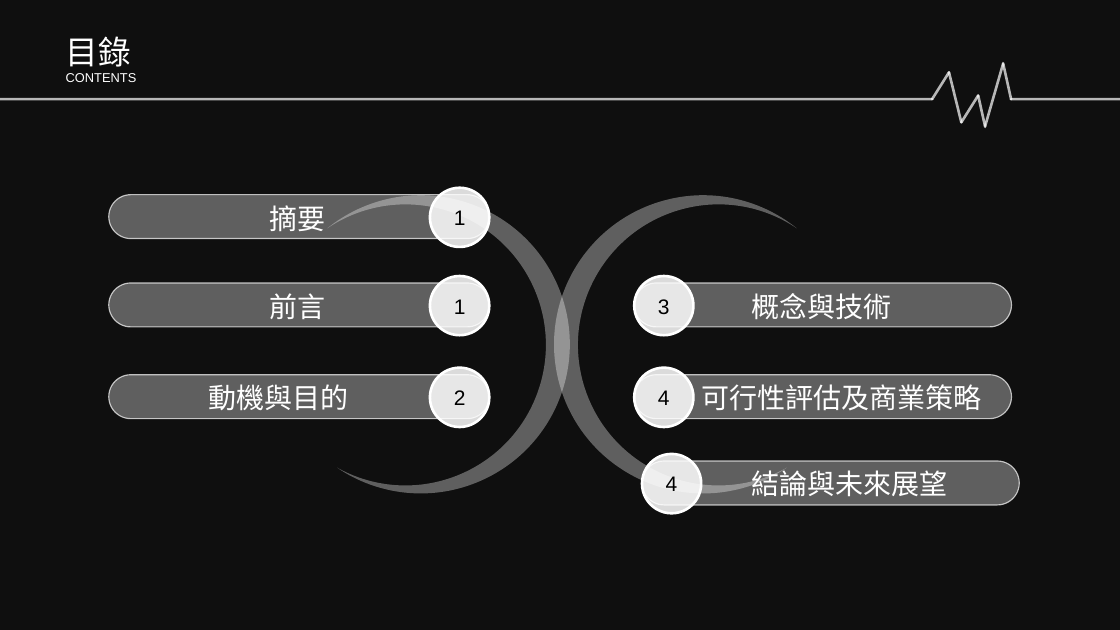
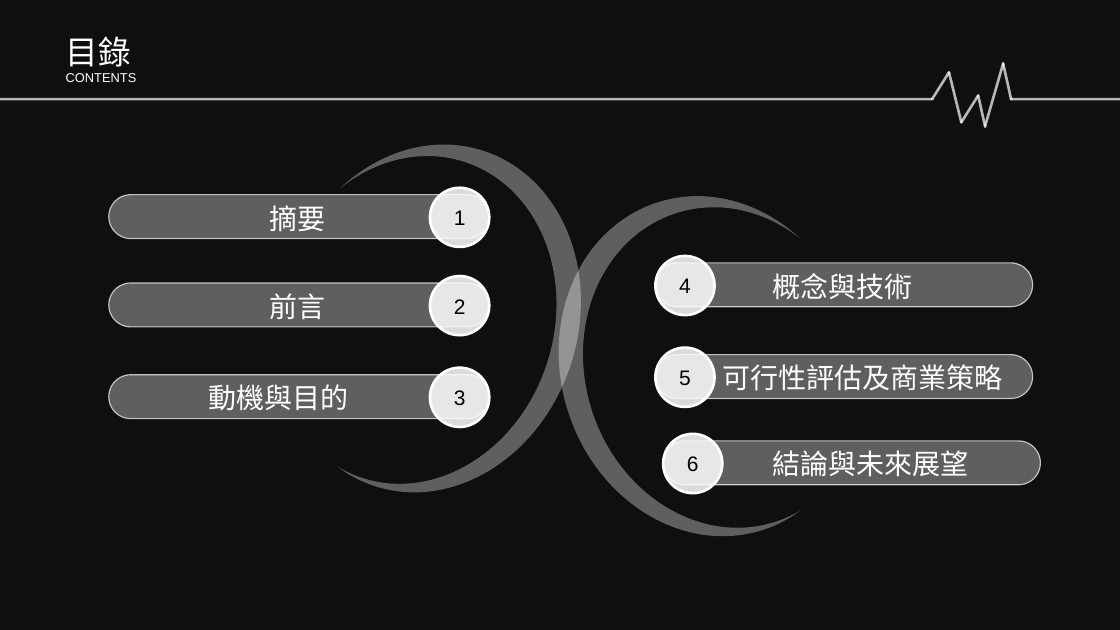
Before and after one commit to Sikako/hackthon, a slide deck: slide 2 of bigdata.pptx. Drawn at 1120x630 pixels with LibreOffice and Linux fonts; fonts in the diff are those of the drawing; background and template pictures are left out; a plain dark background stands for a picture behind light text. Boxes give left, top, right and bottom in pixels: in the first picture for what was removed or moved away, otherwise in the second. Text is boxed around its words. In the diff, an @@ line names an element or a change of style, - is before the commit and + after.

```diff
--- a/bigdata.pptx
+++ b/bigdata.pptx
@@ freeform shape: place and size @@
-freeform shape at [257,164,609,532]
+freeform shape at [257,113,625,533]
@@ freeform shape: place and size @@
-freeform shape at [516,164,867,532]
+freeform shape at [516,165,882,576]
@@ ellipse "4": place and size @@
-ellipse "4" at [634,368,693,428]
+ellipse "4" at [655,256,714,315]
@@ ellipse "2": place and size @@
-ellipse "2" at [430,368,490,428]
+ellipse "2" at [430,276,490,335]
@@ ellipse removed at [430,276,490,335] @@
-1
@@ ellipse added at [655,348,714,408], fill #FFFFFF at 85% opacity, outline #FFFFFF 2.25 pt, 18 pt, text #000000 @@
+5
@@ ellipse "3": place and size @@
-ellipse "3" at [634,276,693,335]
+ellipse "3" at [430,368,490,428]
@@ 3 texts, 3 rounded rectangles, 1 ellipse: place and size @@
-3 texts, 3 rounded rectangles, 1 ellipse at [634,283,1019,513]
+3 texts, 3 rounded rectangles, 1 ellipse at [655,263,1040,493]
@@ text in ellipse at [687,456,699,471]: text changed @@
-4
+6
```
Also in this commit, not shown: 4 slides added.
